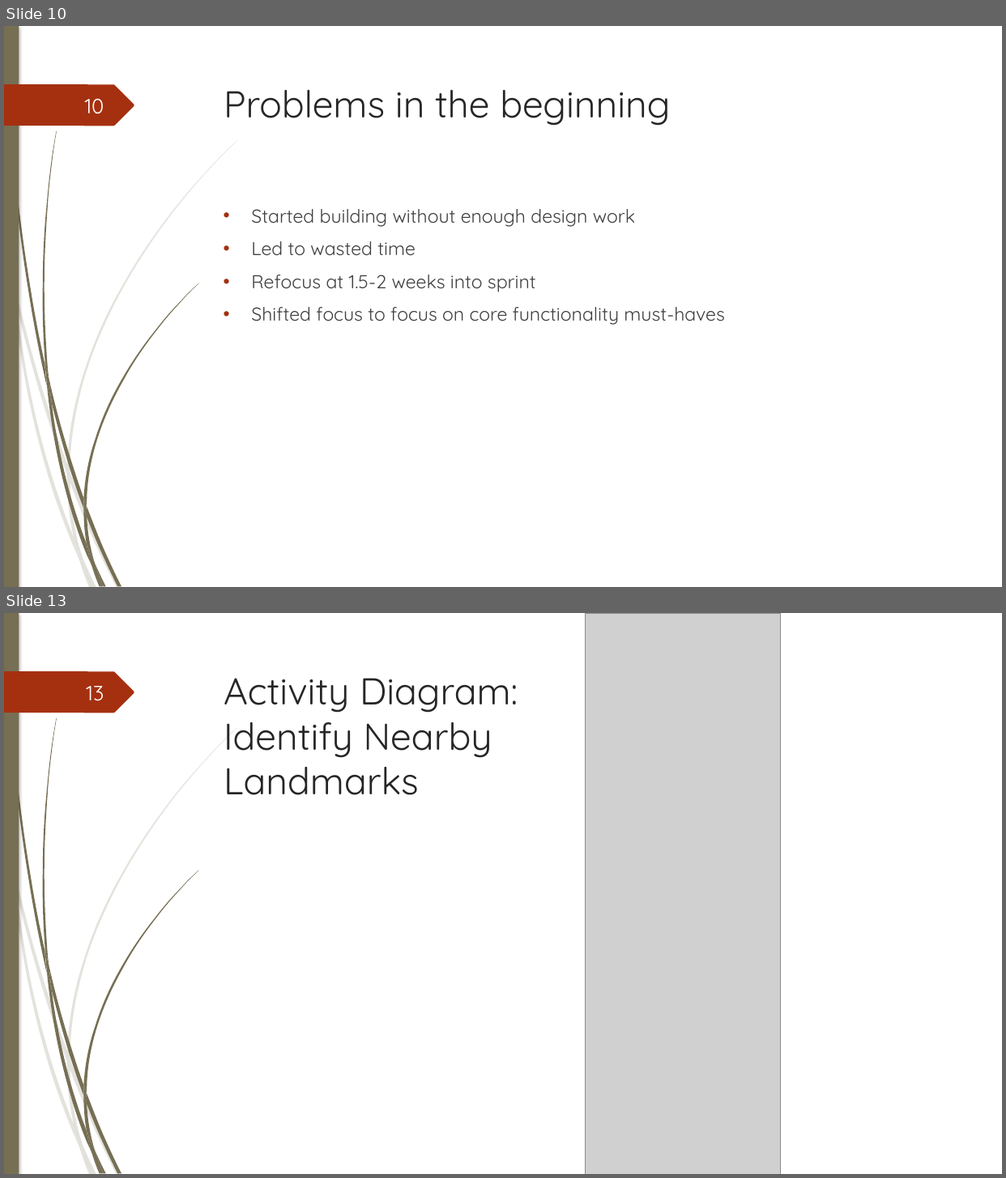
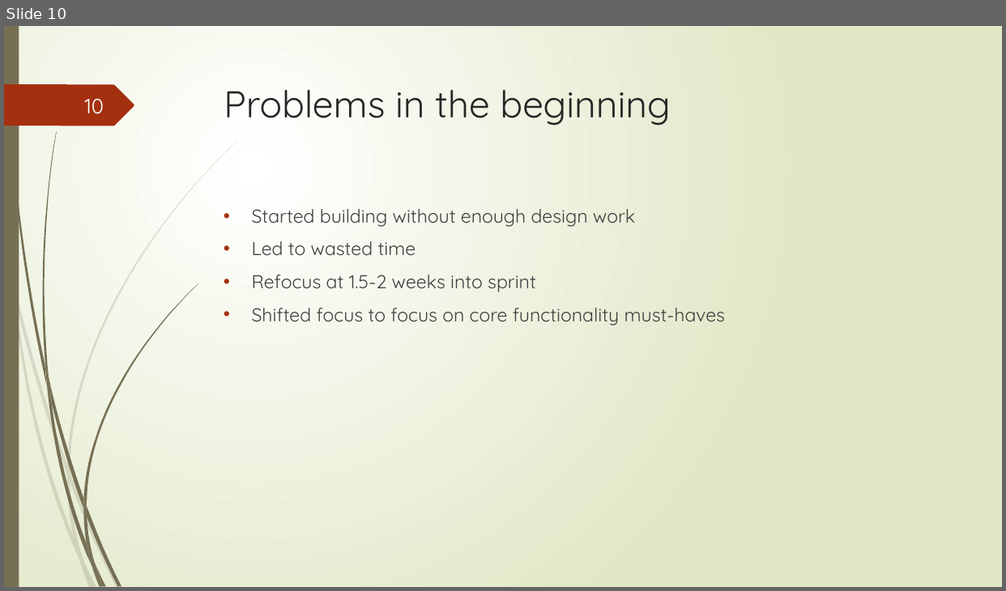
Before and after one commit to junmin-yee/Landmarked, a slide deck: Presentations/Sprint01 ReviewMeeting.pptx. Shown one above the other, each under a label of ours: slides 10 and 13 before the commit, slide 10 after it; the slides between them are not shown. The pictures are 1006x1178 and 1006x591 pixels, drawn with LibreOffice and Linux fonts; fonts in the diff are those of the drawing; grey boxes stand for pictures. Boxes give left, top, right and bottom in pixels: in the first picture for what was removed or moved away, otherwise in the second. Text is boxed around its words. In the diff, an @@ line names an element or a change of style, - is before the commit and + after.

```diff
--- a/Presentations/Sprint01 ReviewMeeting.pptx
+++ b/Presentations/Sprint01 ReviewMeeting.pptx
@@ slide 13 removed at box(4, 613, 1002, 1174), background #FFFFFF; not listed: 24 template elements that a slide beside it also shows @@
@@ picture removed at box(585, 613, 780, 1174) @@
@@ text removed at box(224, 678, 518, 795) @@
-Activity Diagram: Identify Nearby Landmarks
@@ page number removed at box(86, 686, 104, 701) @@
-13
@@ slide 10 changed as well @@
@@ background #FFFFFF to gradient #FFFFFF to #DFE8C4 @@
@@ rectangle at box(4, 26, 19, 587): shadow off @@
@@ outline redrawn in 13 elements at box(15, 284, 68, 475), box(70, 472, 120, 587), box(12, 288, 79, 561), box(67, 475, 83, 558), box(68, 140, 237, 472), box(74, 537, 93, 587), box(6, 26, 47, 386), box(87, 506, 121, 587), box(42, 131, 57, 379), box(83, 284, 198, 506), box(83, 509, 95, 565), box(83, 498, 87, 517), box(4, 84, 134, 126) @@
@@ text "Started building without enough design ..." at box(252, 209, 725, 326): indent changed @@
```
Also in this commit, not shown: 22 other slides changed, 4 slides added, 8 other slides removed.
